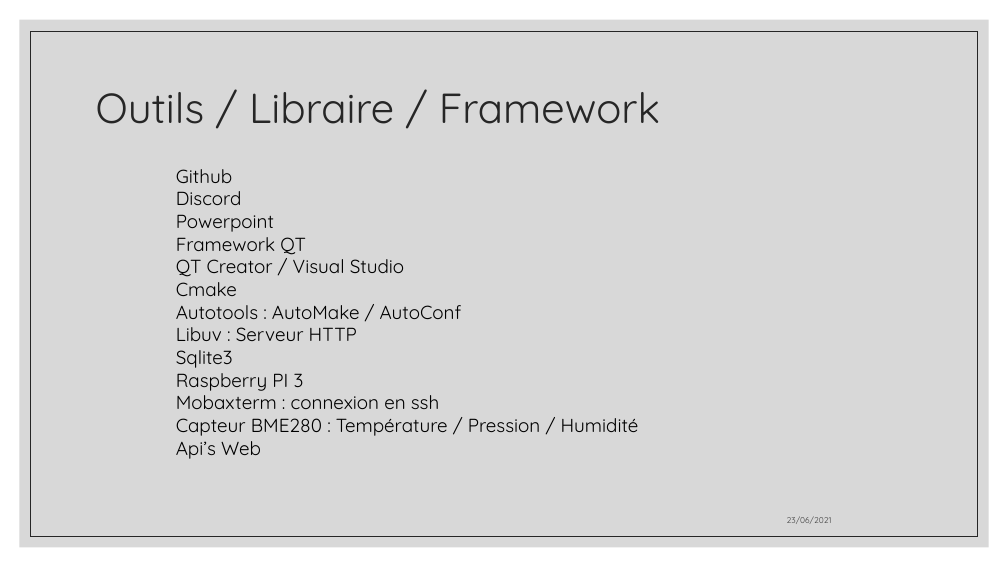
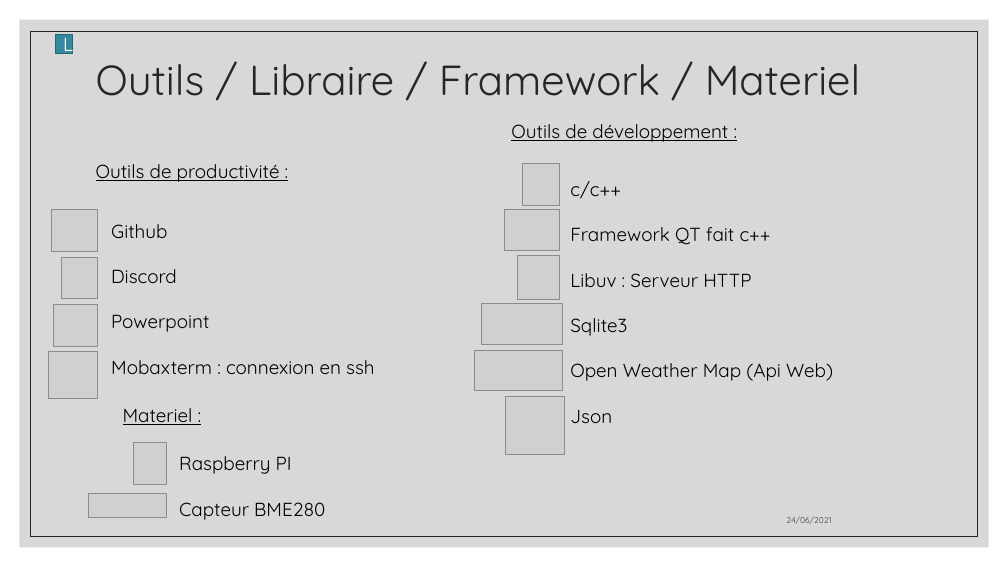
Before and after one commit to aiekick/ProjectStationMeteo, a slide deck: slide 18 of doc/StationMeteo_Soutenance_Mickael.pptx (slide 17 before the commit). Drawn at 1008x567 pixels with LibreOffice and Linux fonts; fonts in the diff are those of the drawing; grey boxes stand for pictures. Boxes give left, top, right and bottom in pixels: in the first picture for what was removed or moved away, otherwise in the second. Text is boxed around its words. In the diff, an @@ line names an element or a change of style, - is before the commit and + after.

Commit message:
modif ppt json

```diff
--- a/doc/StationMeteo_Soutenance_Mickael.pptx
+++ b/doc/StationMeteo_Soutenance_Mickael.pptx
@@ rectangle added at (x1=56, y1=35, x2=73, y2=53), fill #3488A0, outline #266576 1 pt, 18 pt, text #FFFFFF @@
+L
@@ title at (x1=96, y1=64, x2=860, y2=96): text changed @@
-Outils / Libraire / Framework
+Outils / Libraire / Framework / Materiel
@@ text added at (x1=511, y1=124, x2=728, y2=142), 18 pt, text #000000, underline @@
+Outils de développement :
@@ text added at (x1=96, y1=164, x2=280, y2=182), 18 pt, text #000000, underline @@
+Outils de productivité :
@@ picture added at (x1=523, y1=163, x2=560, y2=205) @@
@@ picture added at (x1=52, y1=209, x2=98, y2=251) @@
@@ picture added at (x1=504, y1=209, x2=559, y2=250) @@
@@ text added at (x1=570, y1=181, x2=833, y2=423), 18 pt, text #000000 @@
+c/c++
+Framework QT fait c++
+Libuv : Serveur HTTP
+Sqlite3
+Open Weather Map (Api Web)
+Json
@@ text "Github" moved from (x1=176, y1=169, x2=639, y2=459) to (x1=111, y1=224, x2=374, y2=374) @@
@@ text at (x1=176, y1=231, x2=462, y2=391): paragraphs removed @@
-Framework QT
-QT Creator / Visual Studio
-Cmake
-Autotools : AutoMake / AutoConf
-Libuv : Serveur HTTP
-Sqlite3
-Raspberry PI 3
@@ picture added at (x1=61, y1=257, x2=98, y2=299) @@
@@ picture added at (x1=517, y1=255, x2=560, y2=299) @@
@@ picture added at (x1=54, y1=304, x2=98, y2=346) @@
@@ picture added at (x1=482, y1=303, x2=563, y2=344) @@
@@ picture added at (x1=48, y1=352, x2=98, y2=399) @@
@@ picture added at (x1=474, y1=351, x2=563, y2=390) @@
@@ text added at (x1=123, y1=408, x2=193, y2=425), 18 pt, text #000000, underline @@
+Materiel :
@@ text at (x1=176, y1=418, x2=639, y2=459): paragraphs removed @@
-Capteur BME280 : Température / Pression / Humidité
-Api’s Web
@@ picture added at (x1=506, y1=396, x2=564, y2=455) @@
@@ picture added at (x1=134, y1=442, x2=167, y2=484) @@
@@ text added at (x1=179, y1=456, x2=325, y2=520), 18 pt, text #000000 @@
+Raspberry PI
+Capteur BME280
@@ picture added at (x1=88, y1=493, x2=166, y2=517) @@
```
Also in this commit, not shown: 23 other slides changed, 27 slides added, 20 slides removed.
